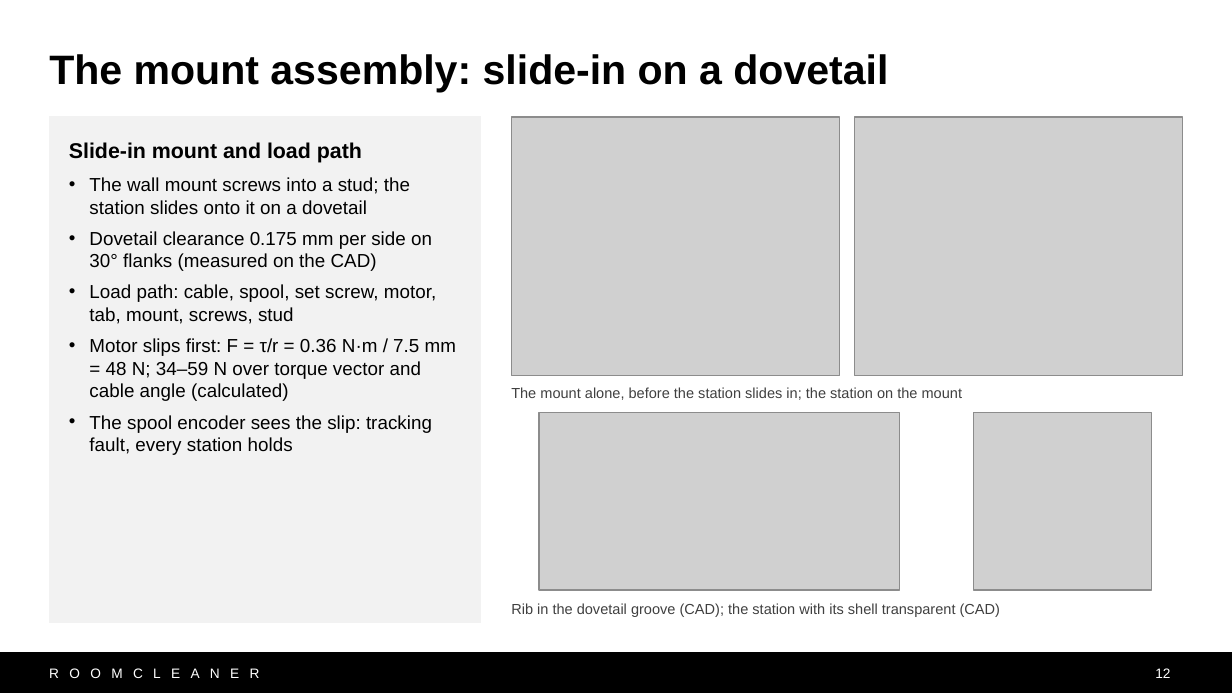
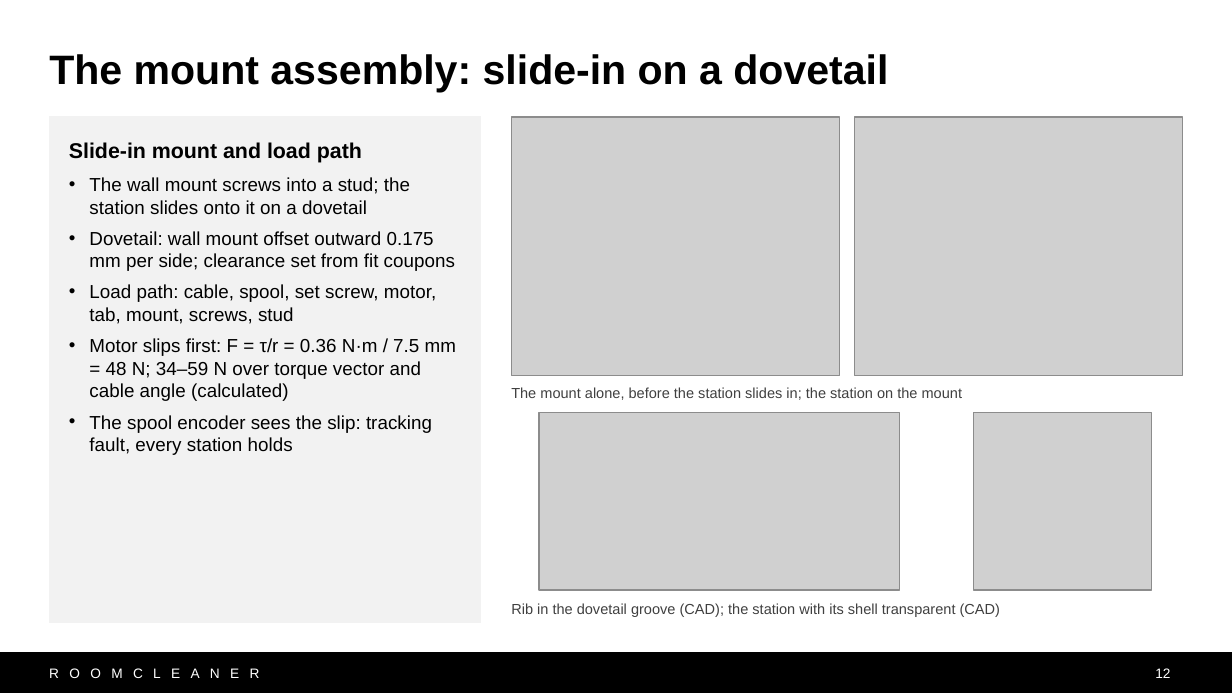
Before and after one commit to Jaspario1199/RoomCleaner, a slide deck: slide 12 of docs/presentation/deck_v10/RoomCleaner_Buntinx_v10.pptx. Drawn at 1232x693 pixels with LibreOffice and Linux fonts; fonts in the diff are those of the drawing; grey boxes stand for pictures. Boxes give left, top, right and bottom in pixels: in the first picture for what was removed or moved away, otherwise in the second. Text is boxed around its words. In the diff, an @@ line names an element or a change of style, - is before the commit and + after.

```diff
--- a/docs/presentation/deck_v10/RoomCleaner_Buntinx_v10.pptx
+++ b/docs/presentation/deck_v10/RoomCleaner_Buntinx_v10.pptx
@@ text in rectangle at (x1=89, y1=231, x2=455, y2=271): text changed @@
-• Dovetail clearance 0.175 mm per side on 30° flanks (measured on the CAD)
+• Dovetail: wall mount offset outward 0.175 mm per side; clearance set from fit coupons
```
Also in this commit, not shown: 3 other slides changed, 3 other files.
